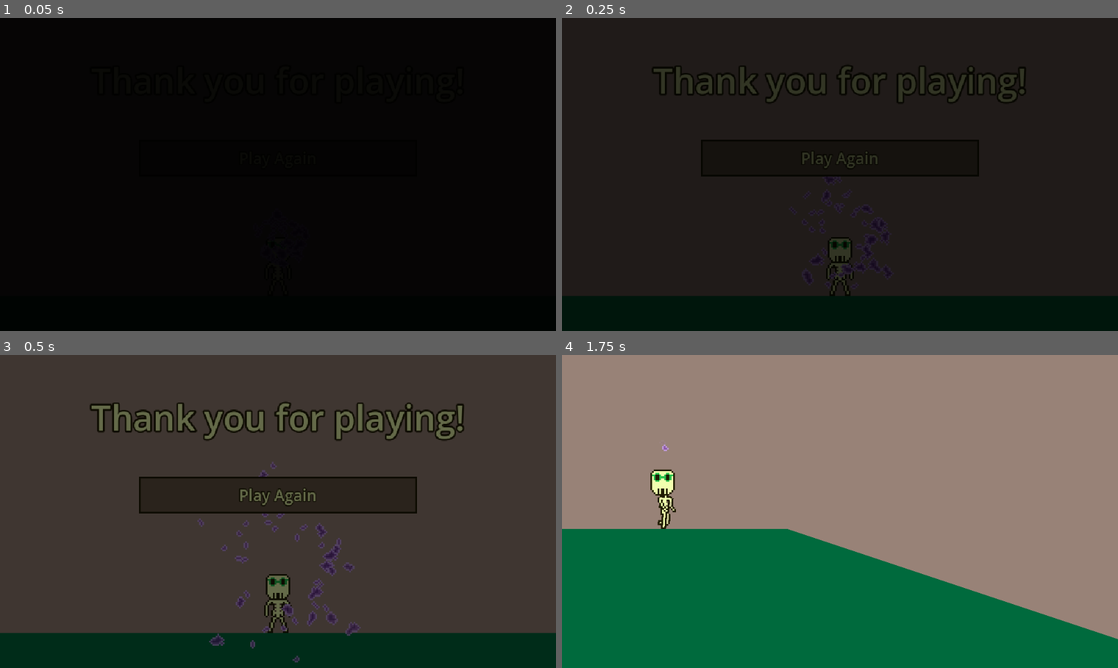
Above: before the commit, frames 1-4 (two rows, left to right).
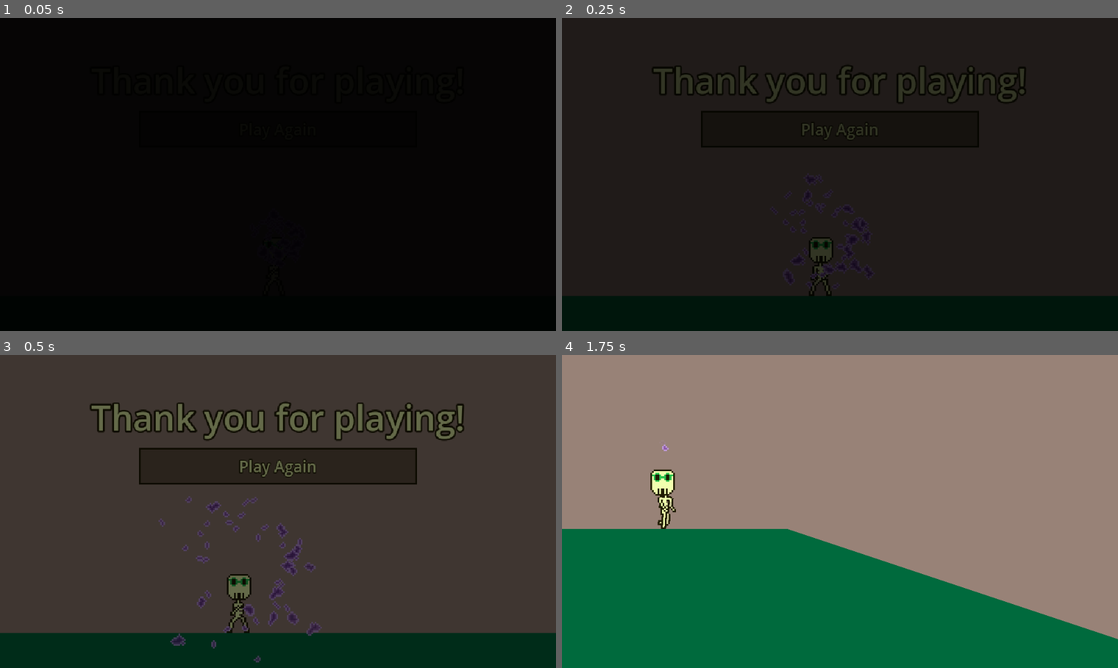
Above: after the commit, the same moments.

Repository: tucksravin/dont-lose-your-head
Game: Godot game, scene res://scenes/ui/thanks.tscn
Same seed, same stepped clock (60 frames per second), same inputs: the game is played once before the commit and once after it. This scene is started directly instead of the project's main scene.
Inputs:
- Up to frame 1 (0.05 s): no input
- Up to frame 2 (0.25 s): no input
- Up to frame 3 (0.5 s): no input
- Up to frame 4 (1.75 s): click "Play Again" at 0.5 s; hold D (move_right) from 1.28 s (still down); tap E (interact) at 1.35 s; tap W (jump) at 1.52 s

The runs differ from the first frame. In frame 2, 1.4% of the frame differs, in the area x 25-75%, y 29-89%; in frame 3, 4.8%, in the area x 25-75%, y 29-99%; in frame 4, nothing differs.

Commit message:
Add credits

Diff:
--- a/scenes/ui/thanks.gd
+++ b/scenes/ui/thanks.gd
@@ -2,10 +2,15 @@
 ## End card — the run's last screen, handed to us by the reunion's fade-out.
 ##
 ## Same trick as the title screen: this is the *real* body and head, not art.
-## body.gd picks its animation off `velocity`, and in `is_scripted` mode it
-## never calls move_and_slide() — so with `velocity` left at zero the guy just
-## stands there, head on, facing the sun. `Head.attach()` is the same call the
-## title and the reunion use to carry the skull.
+## body.gd picks its animation off `velocity` (walk vs idle, and `flip_h` from
+## its sign), and in `is_scripted` mode it never calls move_and_slide() itself —
+## so this script does what a player's fingers would: set `velocity`, call
+## move_and_slide(), and stop by zeroing it, which drops him back to `idle`.
+## The reunion's walk-off does the same thing in the other direction.
+##
+## He walks off to the LEFT on arrival so he is not standing in front of the
+## credits. `Head.attach()` (the call the title and the reunion also use) means
+## the head — and the kiki cloud parented to it — travels with him.
 ##
 ## The reunion fades *to* black before changing scene, so this one fades *from*
 ## black — otherwise the end card pops in at full brightness.
@@ -29,6 +34,18 @@
 ## `Game.start_days()`, which resets `current_day`, so a second run starts from
 ## the same state as the first with nothing to reset here.
 ##
+## The credits crawl is a plain Label parented to the *world*, not to the UI
+## CanvasLayer, at `z_index = -1`. That one number is the whole trick: it puts
+## the text above the Background (-1, but earlier in the tree) and below the
+## Ground band and the guy (both 0), so the names rise out from behind the grass
+## and pass behind him instead of across his face. The title and the Replay
+## button live on CanvasLayers, which always draw over the world, so they stay
+## clear of it too — no clipping rect, no z fighting.
+##
+## The copy lives in the .tscn, not here, so it can be edited in the Inspector
+## without touching code. `_process` moves it; a Tween would need re-creating
+## every loop for no gain.
+##
 ## Docs: https://docs.godotengine.org/en/stable/classes/class_tween.html
 
 ## Music autoload reads this off the root. Same track as the reunion = no cut.
@@ -36,6 +53,14 @@
 ## Where the head sits on the body's neck, in body-local space — measured off
 ## the sprites, same value the title screen uses.
 @export var head_mount: Vector2 = Vector2(0.0, -52.0)
+## Where he walks to, in world x. The credits are centred on 320 and the widest
+## line ("Special \"No Thanks\" To - bakedfoccacia") makes the column ~406 px
+## across, so the text starts at x 117 — he has to park left of that, not just
+## left of centre. 72 leaves his right edge around 104. Lengthen a credit line
+## and this needs to come left with it.
+@export var walk_to_x: float = 72.0
+## How fast he strolls over there (px/s). The intro's walk-in speed.
+@export var walk_speed: float = 90.0
 ## How long the fade in from the reunion's black takes.
 @export var fade_in_duration: float = 1.2
 ## How many kikis are in the parting cloud. 44 packs the skull solid at 2x.
@@ -51,6 +76,11 @@
 @export var drift_max: float = 260.0
 ## Share of the cloud that is a big_kiki rather than a lil one.
 @export var big_kiki_share: float = 0.25
+## Crawl speed, px/s. 22 takes a full pass a bit over half a minute.
+@export var credits_speed: float = 22.0
+## Where the crawl starts, in world y — just under the 360 px frame, so the
+## first name climbs out from behind the ground band.
+@export var credits_start_y: float = 372.0
 ## Where the Replay button starts the run again. See the header.
 @export_file("*.tscn") var replay_scene: String = "res://scenes/intro/intro.tscn"
 
@@ -58,23 +88,50 @@
 @onready var _head: Head = $Head
 @onready var _fade: ColorRect = $FadeOverlay/Fade
 @onready var _replay: Button = $UI/Root/Replay
+@onready var _credits: Label = $Credits
 
 var _restarting: bool = false
 
 
 func _ready() -> void:
-	# is_scripted stops body.gd running gravity/input on it; velocity stays
-	# zero, so its animation picker holds `idle`.
+	# is_scripted stops body.gd running gravity/input on it; this script owns
+	# his velocity and his move_and_slide() from here.
 	_body.is_scripted = true
 	_body.velocity = Vector2.ZERO
 	_head.attach(_body, head_mount)
 	create_tween().tween_property(_fade, "modulate:a", 0.0, fade_in_duration)
 	_quiet_the_head()
 	_burst_kikis()
+	# Size the Label to its own text so the wrap point below is exact — the
+	# .tscn's height is only a placeholder for the editor.
+	_credits.size.y = _credits.get_combined_minimum_size().y
+	_credits.position.y = credits_start_y
 	_replay.pressed.connect(_on_replay)
 	# Focus means Enter/Space work as well as the mouse without this scene
 	# reading input itself — a focused Button already handles `ui_accept`.
 	_replay.grab_focus()
+
+
+## Walk him left until he clears the credits, then stop dead — zero velocity is
+## what puts body.gd's picker back on `idle`. y stays 0: there is no floor
+## collider on this screen, so nothing pulls him down and nothing to land on.
+func _physics_process(_delta: float) -> void:
+	if _body.global_position.x <= walk_to_x:
+		if _body.velocity.x != 0.0:
+			_body.velocity = Vector2.ZERO
+		return
+	_body.velocity.x = -walk_speed
+	_body.velocity.y = 0.0
+	_body.move_and_slide()
+
+
+## Move the crawl up, and send it back under the frame once its last line has
+## cleared the top. Looping rather than stopping: this screen has no end, and a
+## crawl parked off-screen forever is just a dead node.
+func _process(delta: float) -> void:
+	_credits.position.y -= credits_speed * delta
+	if _credits.position.y + _credits.size.y < 0.0:
+		_credits.position.y = credits_start_y
 
 
 ## Guarded like the title's play button: a double-click would otherwise fire
--- a/scenes/ui/thanks.tscn
+++ b/scenes/ui/thanks.tscn
@@ -56,6 +56,30 @@
 color = Color(0, 0.41568628, 0.23921569, 1)
 polygon = PackedVector2Array(0, 0, 640, 0, 640, 40, 0, 40)
 
+[node name="Credits" type="Label" parent="." unique_id=538970002]
+z_index = -1
+offset_right = 640.0
+offset_bottom = 240.0
+theme_override_colors/font_color = Color(0.94509804, 1, 0.6862745, 1)
+theme_override_colors/font_outline_color = Color(0.1254902, 0.10980392, 0.007843138, 1)
+theme_override_constants/line_spacing = 6
+theme_override_constants/outline_size = 4
+theme_override_font_sizes/font_size = 14
+text = "Art Lead - tucksravin
+SFX Lead - hugububba
+Engineering Lead - darthglobi
+Snack Producer - hugububba
+Seagull Manager - tucksravin
+Pasta Sister - darthglobi
+
+Additional assets:
+Joshua Briggs - https://joshua-briggs.itch.io/bird-sprite
+tbbk - https://opengameart.org/content/pixel-art-skeleton
+Pipstifelle - https://lospec.com/palette-list/gooseberry-ghost
+
+Play Testers - pahmeh, bakedfocaccia"
+horizontal_alignment = 1
+
 [node name="Body" parent="." unique_id=695829259 instance=ExtResource("2_body")]
 position = Vector2(320, 320)
 
@@ -93,9 +117,9 @@
 anchor_left = 0.5
 anchor_right = 0.5
 offset_left = -160.0
-offset_top = 140.0
+offset_top = 107.0
 offset_right = 160.0
-offset_bottom = 180.0
+offset_bottom = 149.0
 grow_horizontal = 2
 theme_override_colors/font_color = Color(0.94509804, 1, 0.6862745, 1)
 theme_override_colors/font_focus_color = Color(0.94509804, 1, 0.6862745, 1)
Not shown, changed: journals/ben.md
